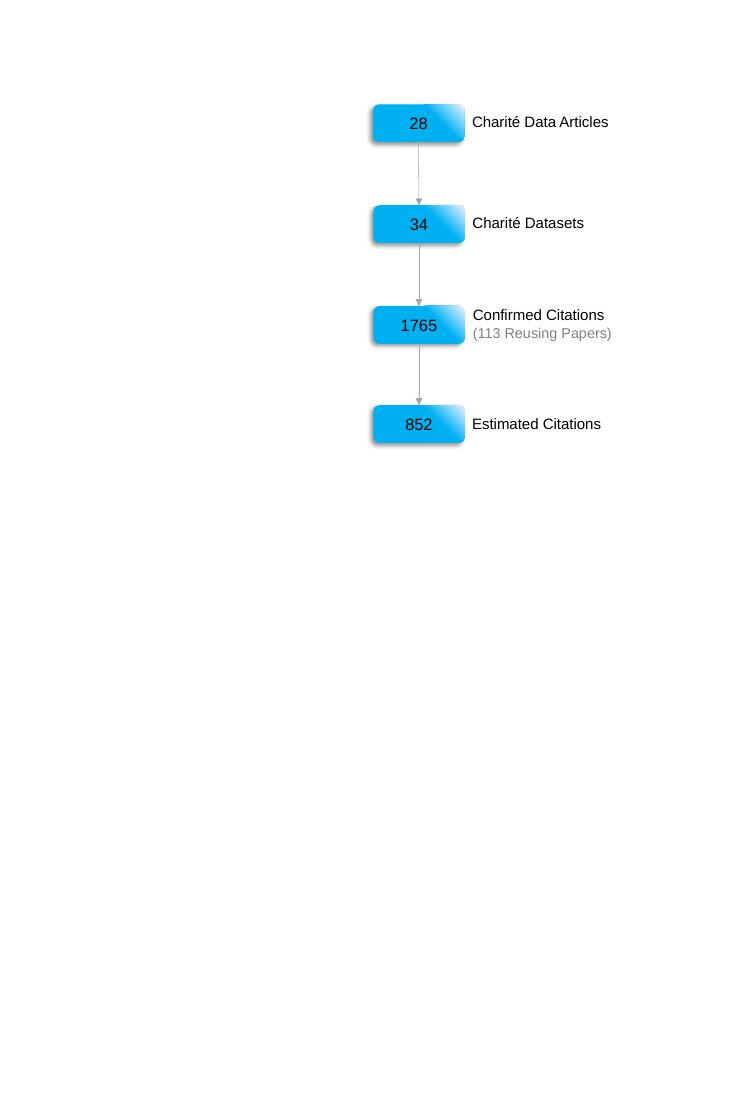
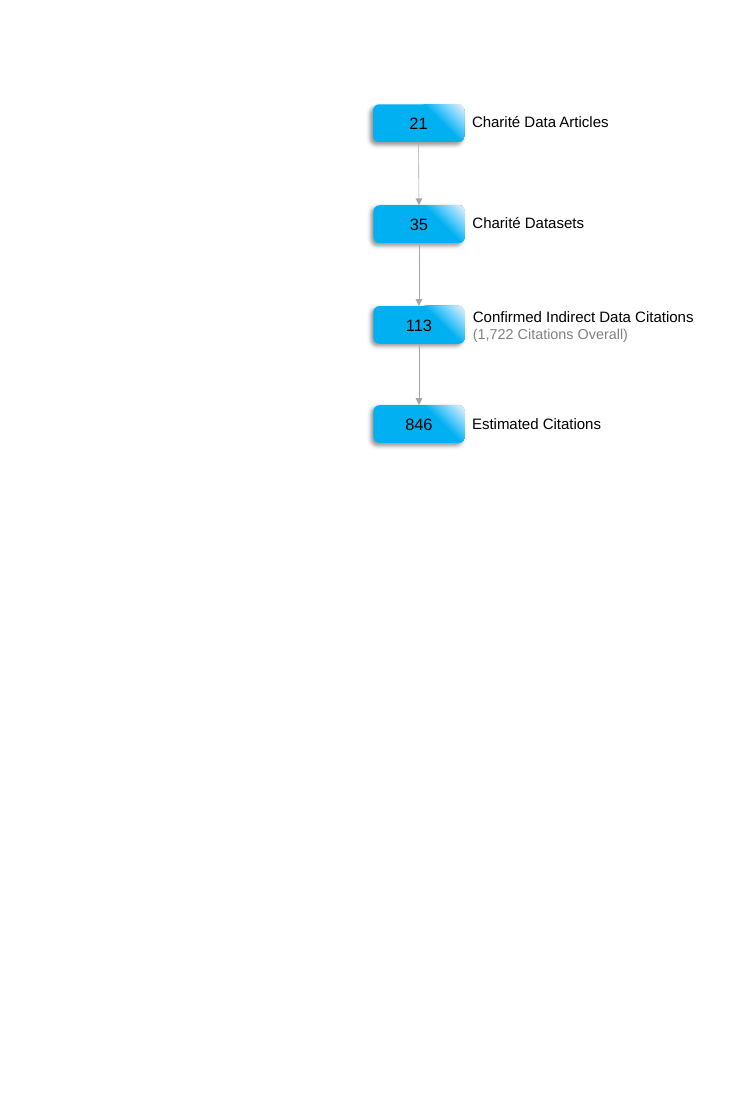
Before and after one commit to quest-bih/Mapping-the-reuse-of-biomedical-research-data, a slide deck: slide 2 of plots_png/pptx/plots_png.pptx. Drawn at 739x1120 pixels with LibreOffice and Linux fonts; fonts in the diff are those of the drawing. Boxes give left, top, right and bottom in pixels: in the first picture for what was removed or moved away, otherwise in the second. Text is boxed around its words. In the diff, an @@ line names an element or a change of style, - is before the commit and + after.

```diff
--- a/plots_png/pptx/plots_png.pptx
+++ b/plots_png/pptx/plots_png.pptx
@@ text in rounded rectangle at (409, 117, 427, 129): text changed @@
-28
+21
@@ text in rounded rectangle at (410, 218, 428, 230): text changed @@
-34
+35
@@ text in rounded rectangle at (406, 319, 432, 331): text changed @@
-1765
+113
@@ text at (473, 311, 693, 342): text changed @@
-Confirmed Citations
-(113 Reusing Papers)
+Confirmed Indirect Data Citations
+(1,722 Citations Overall)
@@ text in rounded rectangle at (405, 418, 432, 430): text changed @@
-852
+846
```
Also in this commit, not shown: 1 other slide changed, 15 other files.
